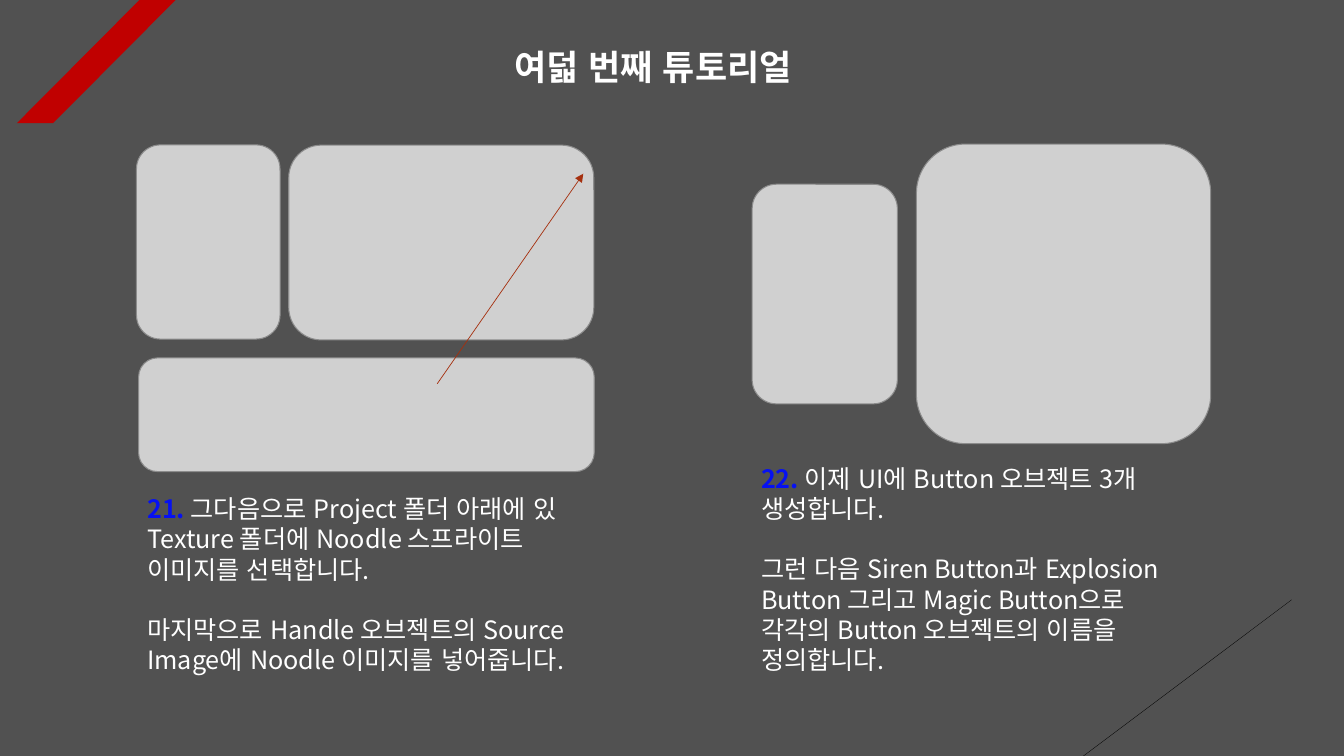
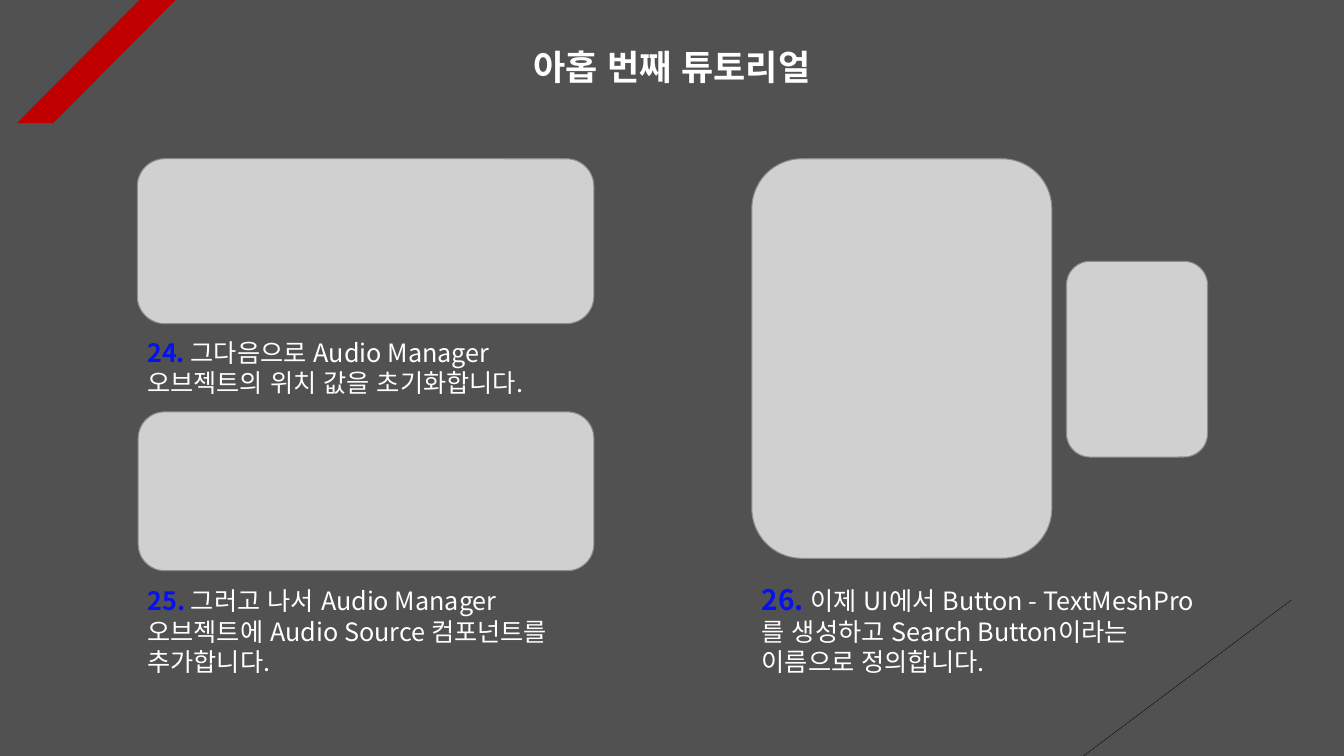
Before and after one commit to Unity2033/3D-UnityEngine, a slide deck: slide 9 of Assets/Sound/PPT Data/Sound Example.pptx. Drawn at 1344x756 pixels with LibreOffice and Linux fonts; fonts in the diff are those of the drawing; grey boxes stand for pictures. Boxes give left, top, right and bottom in pixels: in the first picture for what was removed or moved away, otherwise in the second. Text is boxed around its words. In the diff, an @@ line names an element or a change of style, - is before the commit and + after.

```diff
--- a/Assets/Sound/PPT Data/Sound Example.pptx
+++ b/Assets/Sound/PPT Data/Sound Example.pptx
@@ text at [534,50,811,83]: text changed @@
-여덟 번째 튜토리얼
+아홉 번째 튜토리얼
@@ picture removed at [136,145,279,340] @@
@@ picture removed at [917,144,1211,444] @@
@@ picture: place and size @@
-picture at [288,145,594,340]
+picture at [137,158,594,324]
@@ arrow removed from (438, 384) to (584, 173) @@
@@ picture added at [752,158,1053,558] @@
@@ picture removed at [752,185,897,404] @@
@@ picture added at [1067,261,1208,457] @@
@@ picture removed at [139,358,595,472] @@
@@ text at [147,341,523,394]: text changed @@
-21. 그다음으로 Project 폴더 아래에 있 Texture 폴더에 Noodle 스프라이트 이미지를 선택합니다.
-마지막으로 Handle 오브젝트의 Source Image에 Noodle 이미지를 넣어줍니다.
+24. 그다음으로 Audio Manager 오브젝트의 위치 값을 초기화합니다.
@@ picture added at [138,412,594,572] @@
@@ text added at [147,589,547,673], 18 pt, text #FFFFFF @@
+25. 그러고 나서 Audio Manager 오브젝트에 Audio Source 컴포넌트를 추가합니다.
@@ text at [762,589,1128,673]: text changed @@
-22. 이제 UI에 Button 오브젝트 3개 생성합니다.
-그런 다음 Siren Button과 Explosion Button 그리고 Magic Button으로 각각의 Button 오브젝트의 이름을 정의합니다.
+26. 이제 UI에서 Button - TextMeshPro를 생성하고 Search Button이라는 이름으로 정의합니다.
```
Also in this commit, not shown: 7 other slides changed, 5 slides added, 2 slides removed, 29 other files.
